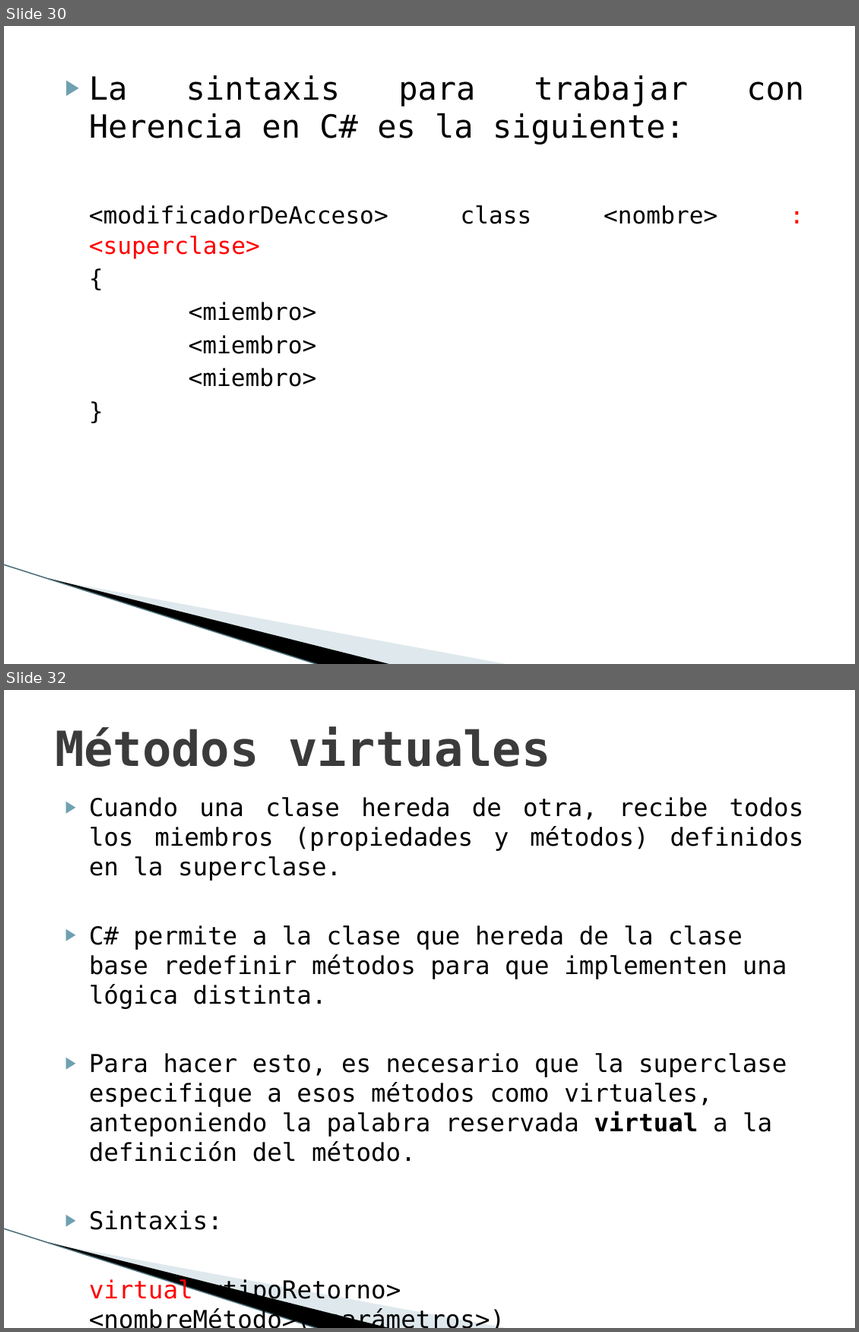
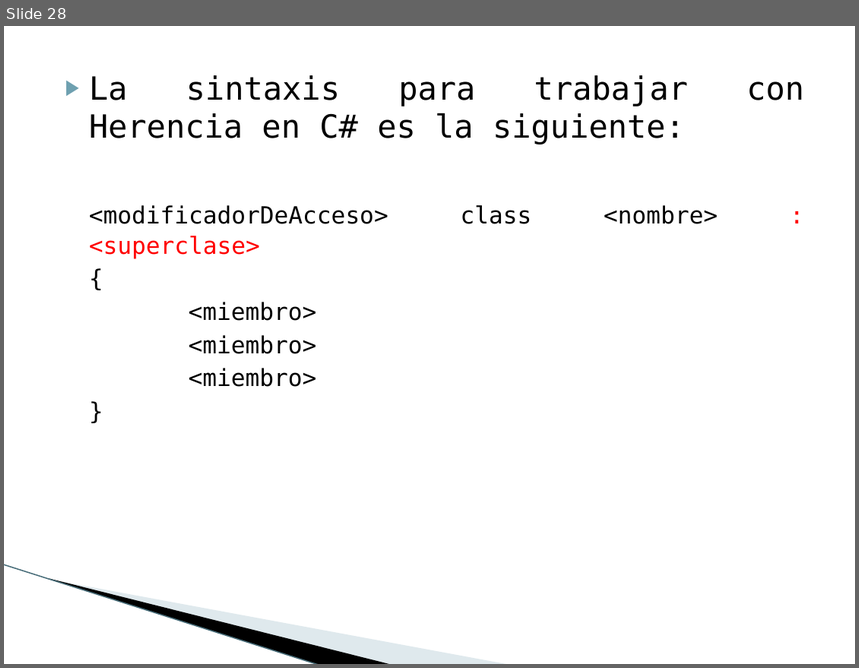
Before and after one commit to maxilovera/net-basics, a slide deck: 9- Introducción a POO (2)/9- Introducción a POO (2).pptx. Shown one above the other, each under a label of ours: slides 30 and 32 before the commit, slide 28 after it; the slides between them are not shown. The pictures are 859x1332 and 859x668 pixels, drawn with LibreOffice and Linux fonts; fonts in the diff are those of the drawing; background and template pictures are left out. Boxes give left, top, right and bottom in pixels: in the first picture for what was removed or moved away, otherwise in the second. Text is boxed around its words. In the diff, an @@ line names an element or a change of style, - is before the commit and + after.

```diff
--- a/9- Introducción a POO (2)/9- Introducción a POO (2).pptx
+++ b/9- Introducción a POO (2)/9- Introducción a POO (2).pptx
@@ slide 32 removed at bbox=[4, 690, 855, 1328], background #FFFFFF; not listed: 3 template elements that a slide beside it also shows @@
@@ title removed at bbox=[55, 727, 550, 767] @@
-Métodos virtuales
@@ text removed at bbox=[89, 797, 804, 1230] @@
-▶ Cuando una clase hereda de otra, recibe todos los miembros (propiedades y métodos) definidos en la superclase.
-▶ C# permite a la clase que hereda de la clase base redefinir métodos para que implementen una lógica distinta.
-▶ Para hacer esto, es necesario que la superclase especifique a esos métodos como virtuales, anteponiendo la palabra reservada virtual a la definición del método.
-▶ Sintaxis:
-virtual <tipoRetorno> <nombreMétodo>(<parámetros>)
-{
-//código
-}
@@ what was slide 30 is now slide 28 @@
```
Also in this commit, not shown: 2 slides changed, 10 other slides removed, 1 other file.
